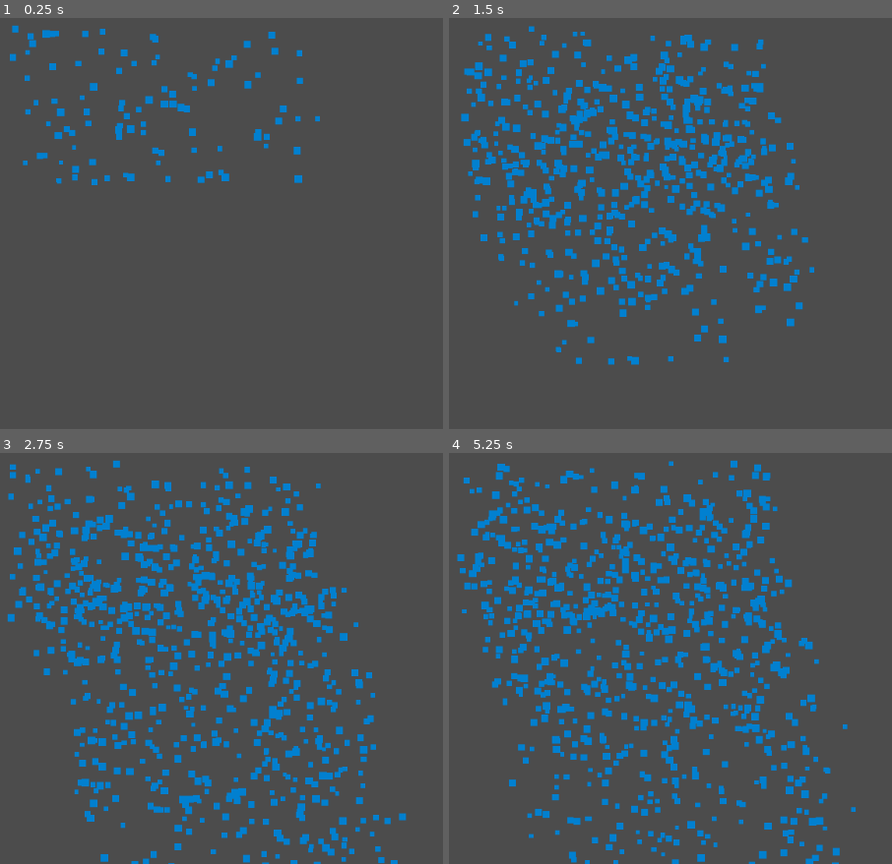
Above: before the commit, frames 1-4 (two rows, left to right).
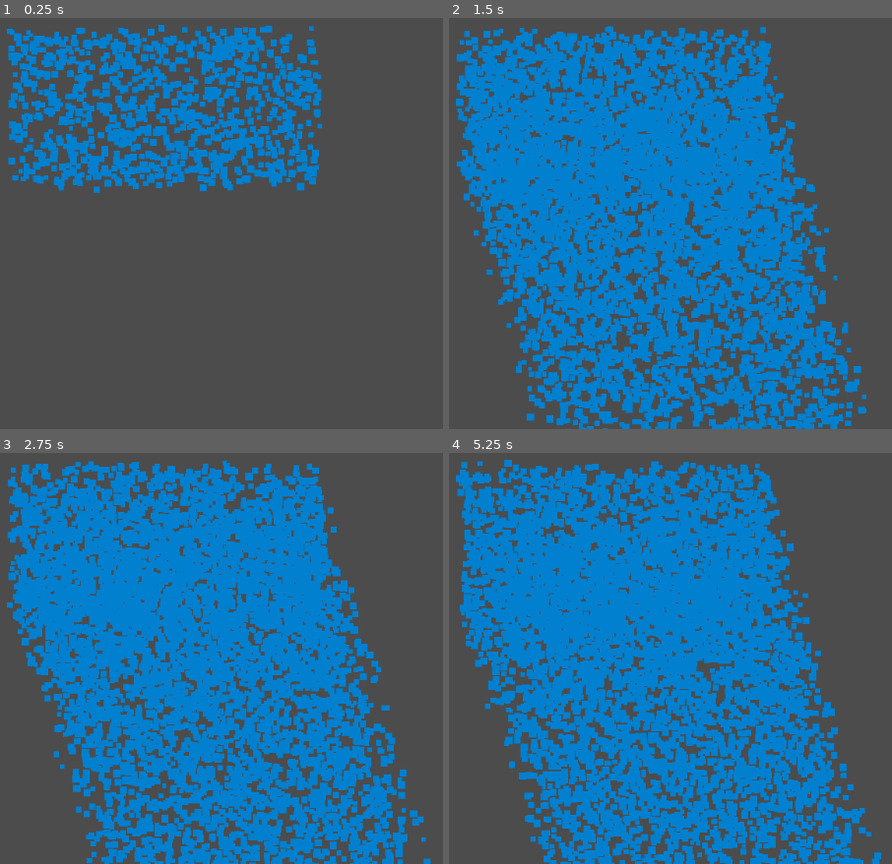
Above: after the commit, the same moments.

Repository: Poissecaille/EcoSimulator
Game: Godot game, scene res://Rain.tscn
The game is run twice, just before and just after one commit, with the same random seed, the same clock (stepped at 60 frames per second) and the same inputs. This scene is started directly instead of the project's main scene.
Inputs (mouse positions are in pixels of both pictures, inside the frame that each line leads up to):
- Up to frame 1 (0.25 s): no input
- Up to frame 2 (1.5 s): move the mouse to (outside the picture) at 0.52 s; hold Right (move_right) 0.53-1.28 s; hold T 0.53-1.28 s; click (outside the picture) at 0.67 s; move the mouse to (657, 223) at 1.27 s; hold Down (move_down) from 1.28 s (still down); tap Y at 1.35 s
- Up to frame 3 (2.75 s): move the mouse to (outside the picture) at 2.02 s; release Down (move_down) at 2.03 s; hold Right (move_right) from 2.03 s (still down); hold T from 2.03 s (still down)
- Up to frame 4 (5.25 s): move the mouse to (776, 724) at 2.77 s; release Right (move_right) at 2.78 s; release T at 2.78 s; hold Up (move_up) 2.78-3.53 s; tap Y at 2.85, 4.35 s; click (776, 724) at 2.92 s; move the mouse to (outside the picture) at 3.52 s; hold T 3.53-4.28 s; hold Left (move_left) 3.53-5.03 s; move the mouse to (577, 563) at 4.27 s; move the mouse to (852, 633) at 5.02 s; hold Down (move_down) from 5.03 s (still down); hold T from 5.03 s (still down); click (852, 633) at 5.17 s

The runs differ from the first frame. In frame 1, 16% of the frame differs, in the area x 1-73%, y 1-43%; in frame 2, 51%; in frame 3, 51%; in frame 4, 52%, in the area x 1-98%, y 1-100%.

Commit message:
weather class

Diff:
--- a/GODOT/Game.tscn
+++ b/GODOT/Game.tscn
@@ -1,11 +1,8 @@
-[gd_scene load_steps=9 format=2]
+[gd_scene load_steps=6 format=2]
 
 [ext_resource path="res://Terrain.tscn" type="PackedScene" id=1]
-[ext_resource path="res://Rain.tscn" type="PackedScene" id=3]
-[ext_resource path="res://Rain.gd" type="Script" id=4]
+[ext_resource path="res://Weather/Weather.tscn" type="PackedScene" id=2]
 [ext_resource path="res://Entities/Animals/Animal.tscn" type="PackedScene" id=5]
-[ext_resource path="res://Fog.tscn" type="PackedScene" id=7]
-[ext_resource path="res://Fog.gd" type="Script" id=8]
 [ext_resource path="res://Menu/Menu.tscn" type="PackedScene" id=9]
 [ext_resource path="res://MainCamera2D.gd" type="Script" id=10]
 
@@ -16,16 +13,7 @@
 
 [node name="Terrain" parent="." instance=ExtResource( 1 )]
 
-[node name="Rain" parent="." instance=ExtResource( 3 )]
-visible = false
-z_index = 2
-amount = 12000
-lifetime = 10.0
-speed_scale = 5.08
-script = ExtResource( 4 )
-
-[node name="Fog" parent="." instance=ExtResource( 7 )]
-script = ExtResource( 8 )
+[node name="Weather" parent="." instance=ExtResource( 2 )]
 
 [node name="Animal" parent="." instance=ExtResource( 5 )]
 
--- a/GODOT/Rain.tscn
+++ b/GODOT/Rain.tscn
@@ -14,7 +14,8 @@
 
 [node name="Rain" type="Particles2D"]
 position = Vector2( 250, 177 )
-amount = 800
-lifetime = 3.0
-speed_scale = 1.5
+z_index = 4096
+amount = 10000
+lifetime = 5.0
+speed_scale = 2.0
 process_material = SubResource( 1 )
--- /dev/null
+++ b/GODOT/Weather/Weather.gd
@@ -0,0 +1,63 @@
+extends Node2D
+
+
+enum WEATHER {CLEARED,RAINY,FOGGY}
+export(WEATHER) var Weather = WEATHER.CLEARED
+
+var nb_wings = 5
+var seeder
+var terrain
+var screen_size
+var rain_size
+var rain_direction
+var wind = preload("res://Wind.tscn")
+var rain = preload("res://Rain.tscn")
+var fog = preload("res://Fog.tscn")
+
+func _ready():
+	wind = preload("res://Wind.tscn")
+	rain = preload("res://Rain.tscn")
+	fog = preload("res://Fog.tscn")
+	terrain=self.get_parent().get_child(0)
+	seeder=RandomNumberGenerator.new()
+	seeder.randomize()
+	screen_size=Vector2(terrain.width*32,-terrain.height/2)
+	update_weather(WEATHER.RAINY)
+
+func weather_cycle():
+	if(Weather == WEATHER.CLEARED):
+		for i in range(nb_wings):
+			var wind_instance = wind.instance()
+			wind_instance.position=Vector2(seeder.randf_range(0, terrain.width*32),seeder.randf_range(0, terrain.height*32))
+			wind_instance.play("blow")
+			add_child(wind_instance)
+
+	elif(Weather == WEATHER.RAINY):
+		nb_wings=15
+		var rain_instance = rain.instance()
+		add_child(rain_instance)
+		rain_size = Vector3(terrain.width*32*1.5,0,0)
+		rain_instance.position=Vector2(terrain.width/2,0)
+		rain_instance.process_material.set_emission_box_extents(rain_size)
+		for i in range(nb_wings):
+			var wind_instance = wind.instance()
+			wind_instance.position=Vector2(seeder.randf_range(0, terrain.width*32),seeder.randf_range(0, terrain.height*32))
+			wind_instance.play("blow")
+			add_child(wind_instance)
+
+	elif(Weather == WEATHER.FOGGY):
+		nb_wings=0
+		var fog_instance = fog.instance()
+		fog_instance.position=screen_size/2
+		fog_instance.set_scale(Vector2(2,2))
+		add_child(fog_instance)
+
+func clear_chilren(node):
+	for n in node.get_children():
+		node.remove_child(n)
+		n.queue_free()
+
+func update_weather(weather):
+	clear_chilren(self)
+	self.Weather=weather
+	weather_cycle()
--- /dev/null
+++ b/GODOT/Weather/Weather.tscn
@@ -0,0 +1,6 @@
+[gd_scene load_steps=2 format=2]
+
+[ext_resource path="res://Weather/Weather.gd" type="Script" id=1]
+
+[node name="Weather" type="Node2D"]
+script = ExtResource( 1 )
--- a/GODOT/Wind.tscn
+++ b/GODOT/Wind.tscn
@@ -92,5 +92,6 @@
 
 [node name="Wind" type="AnimatedSprite"]
 scale = Vector2( 0.5, 0.5 )
+z_index = 4096
 frames = SubResource( 17 )
 animation = "blow"
